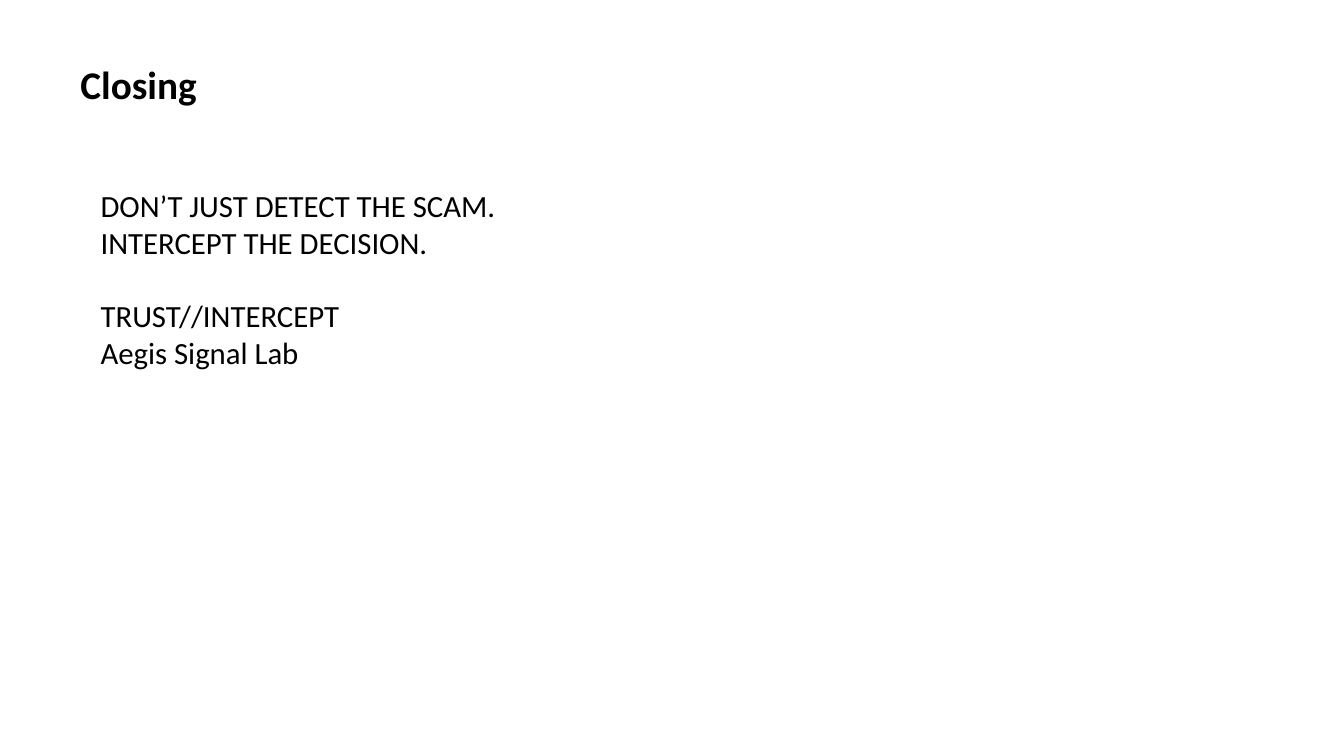
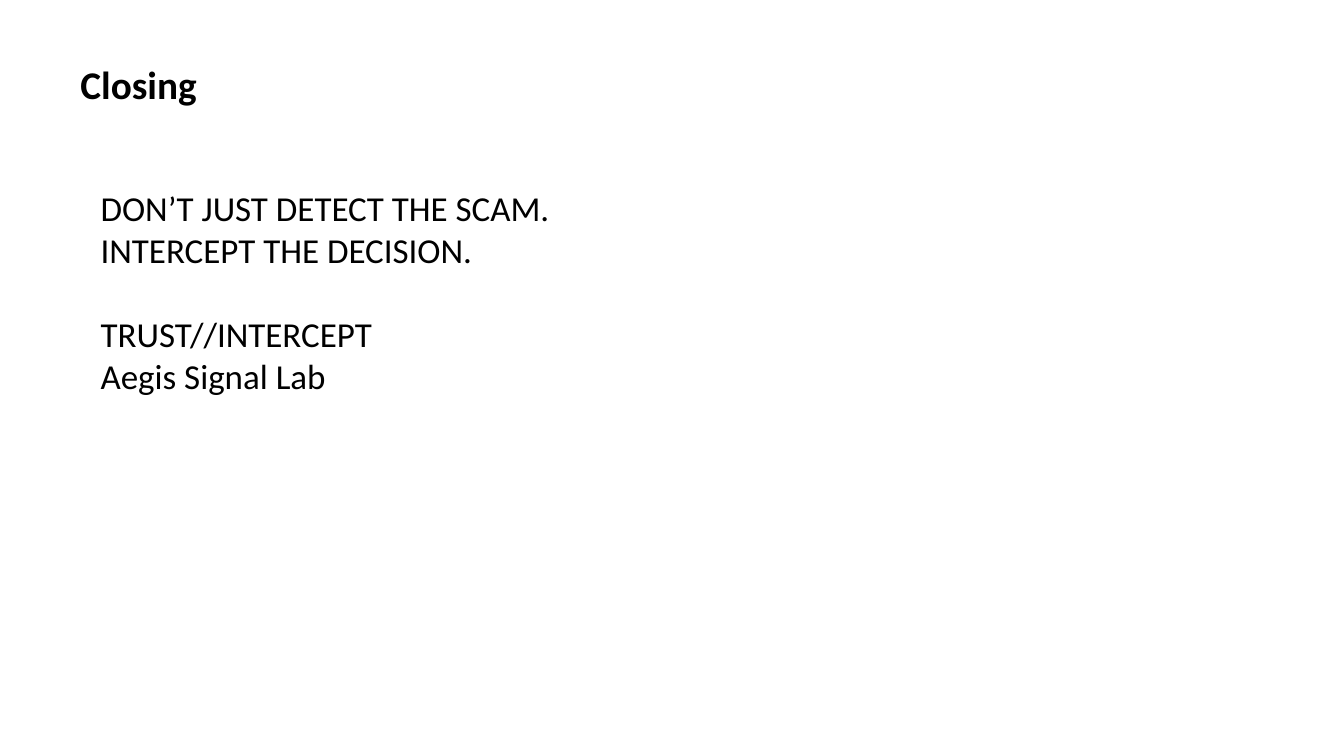
Before and after one commit to JinYi123456/trust-intercept, a slide deck: slide 13 of submission/02_pitch/TRUST_INTERCEPT_Pitch_Deck.pptx (slide 12 before the commit). Drawn at 1344x756 pixels with LibreOffice and Linux fonts; fonts in the diff are those of the drawing. Boxes give left, top, right and bottom in pixels: in the first picture for what was removed or moved away, otherwise in the second. Text is boxed around its words. In the diff, an @@ line names an element or a change of style, - is before the commit and + after.

```diff
--- a/submission/02_pitch/TRUST_INTERCEPT_Pitch_Deck.pptx
+++ b/submission/02_pitch/TRUST_INTERCEPT_Pitch_Deck.pptx
@@ text "DON’T JUST DETECT THE SCAM. ..." at bbox=[101, 196, 550, 395]: size 22 to 25 pt; less space between paragraphs @@
```
Also in this commit, not shown: 11 other slides changed, 1 slide added, 20 other files.
